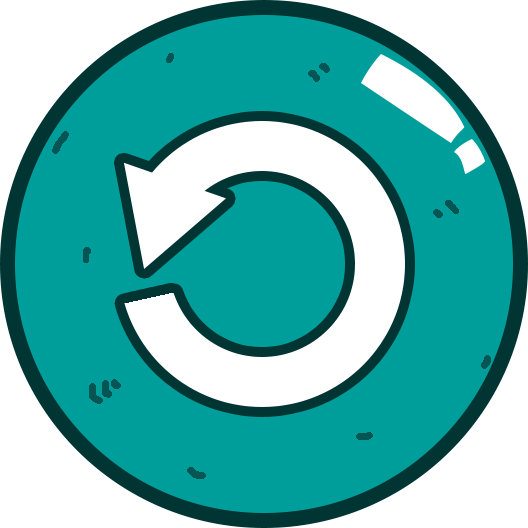
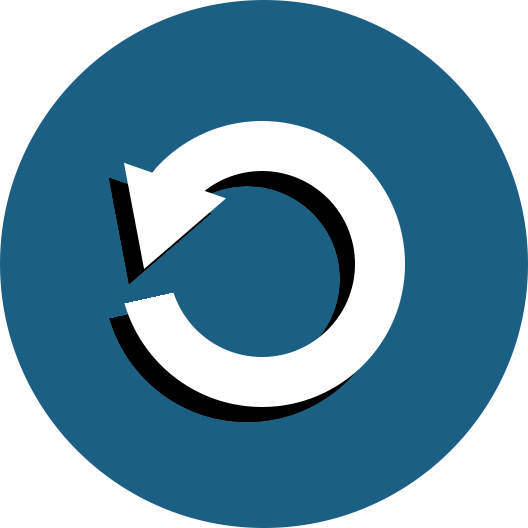
Revision of a layered 528x528 image; what changed, layer by layer:
renamed "Layer 1" to "Polygon 1 copy", painted on it over 52, 53, 491, 479
removed layer "Shape 2" over 454, 139, 485, 174
removed layer "Shape 1" over 361, 54, 465, 143
painted on "Ellipse 1" over 0, 0, 528, 528
